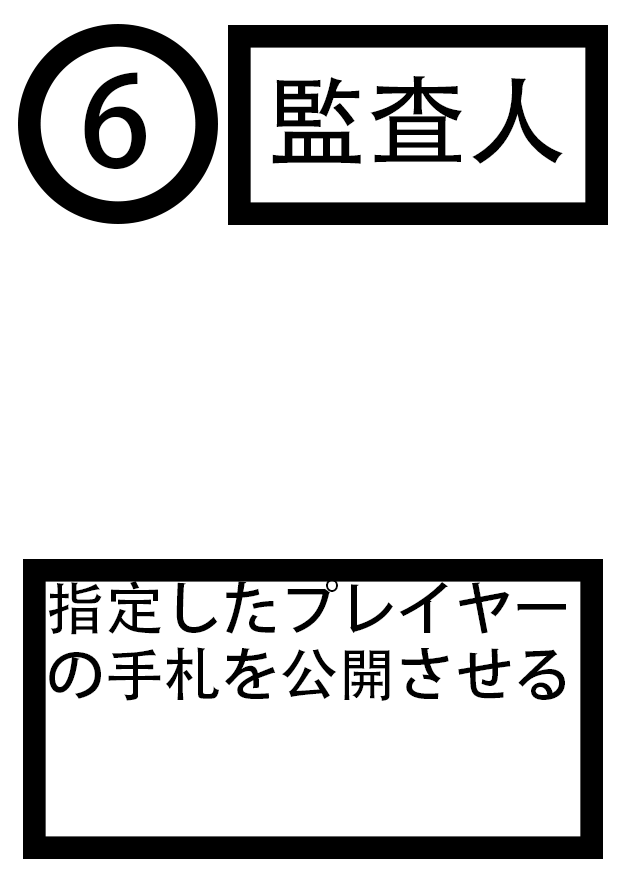
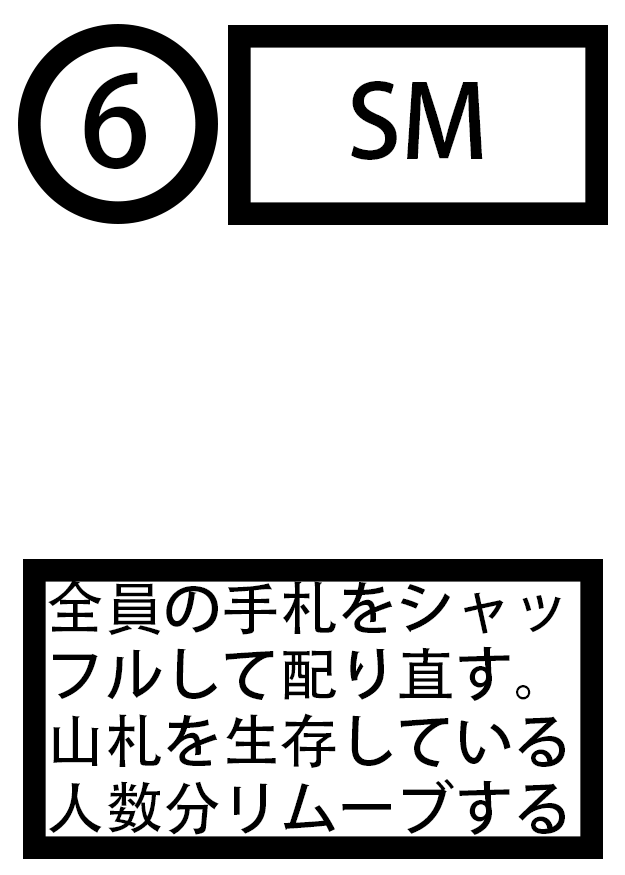
Before/after of a 625x875 layered artwork. What changed in the layer stack:
renamed "指定したプレイヤーの手札を公開させる" to "全員の手札をシャッフルして配り直す。山札を生存している人数分リムーブする", painted on it over [48, 581, 566, 835]
renamed "監査人" to "SM", painted on it over [272, 76, 563, 164]
